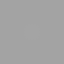
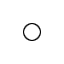
Comparing the layer stacks of the two w=64, h=64 images. Changes:
removed group "bg" (2 layers) over [0, 0, 64, 64]
removed layer "off_color" (was darken, 72%) from group "bg" over [0, 0, 64, 64]
removed layer "bg #1" from group "bg" over [24, 24, 40, 40]
added layer "border" above "on" over [23, 23, 41, 41]
added layer "on" above "off" over [0, 0, 64, 64]
added layer "off" above "bg_black" over [24, 24, 40, 40]
